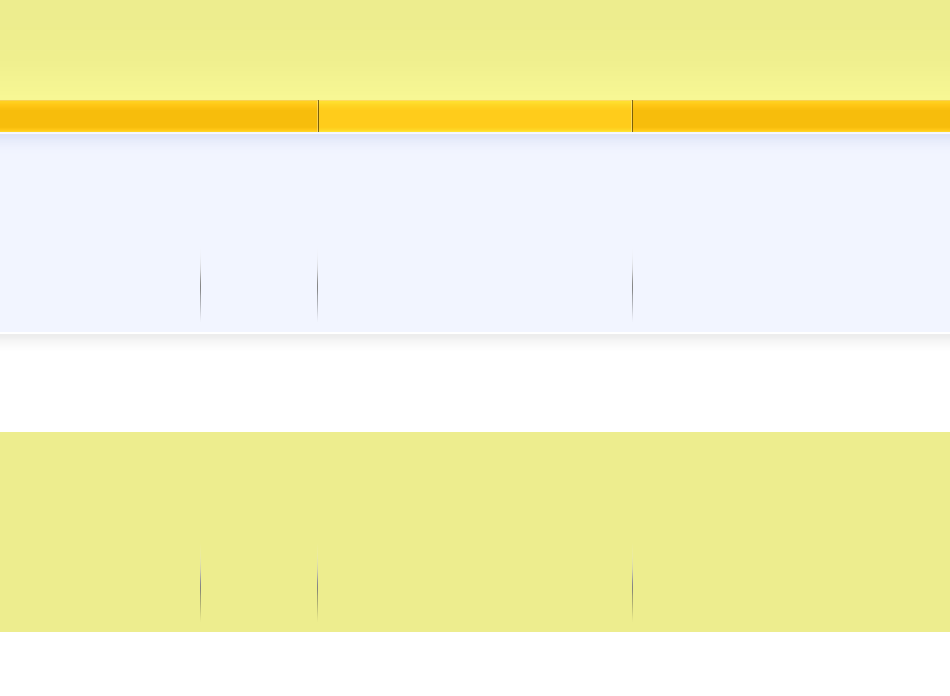
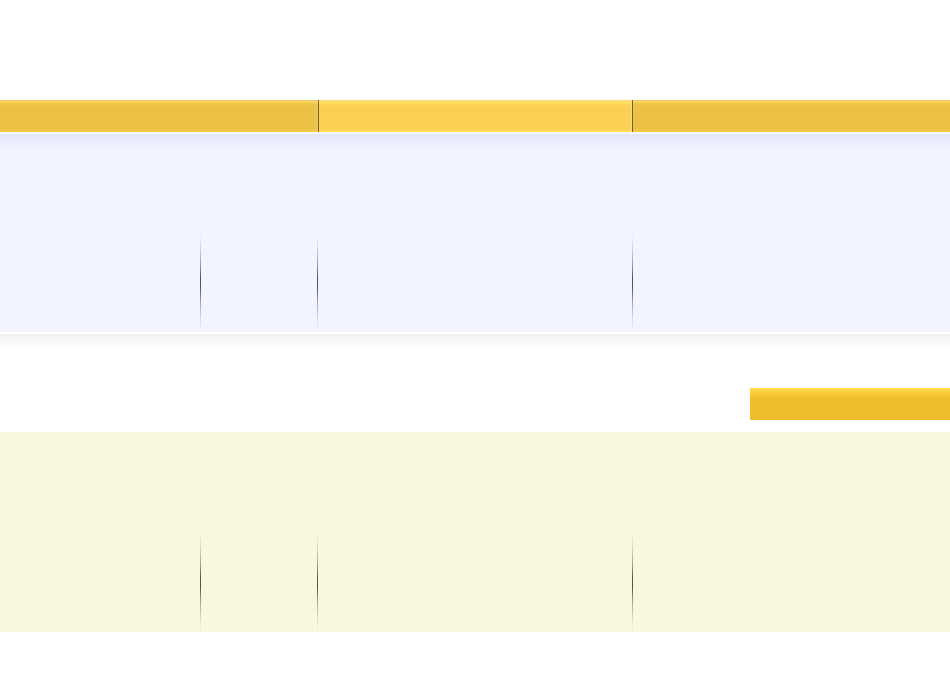
Comparing the layer stacks of the two (950, 696) images. Changes:
painted on "navbar button" over [0, 100, 950, 132]
painted on "header" over [0, 0, 950, 100]
painted on "navbar" over [0, 100, 950, 132]
added layer "widget header" above "body" over [750, 388, 950, 420]
painted on "footer widgets" over [0, 432, 950, 532]
painted on "footer boxes" over [0, 532, 950, 632]
